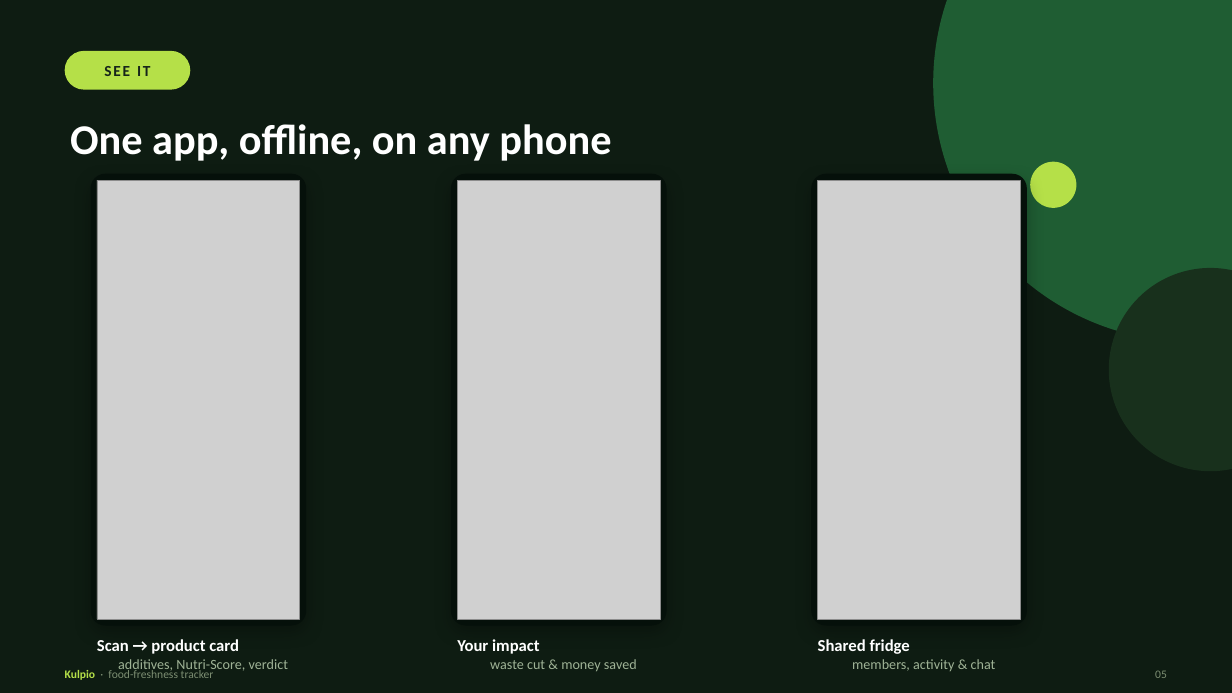
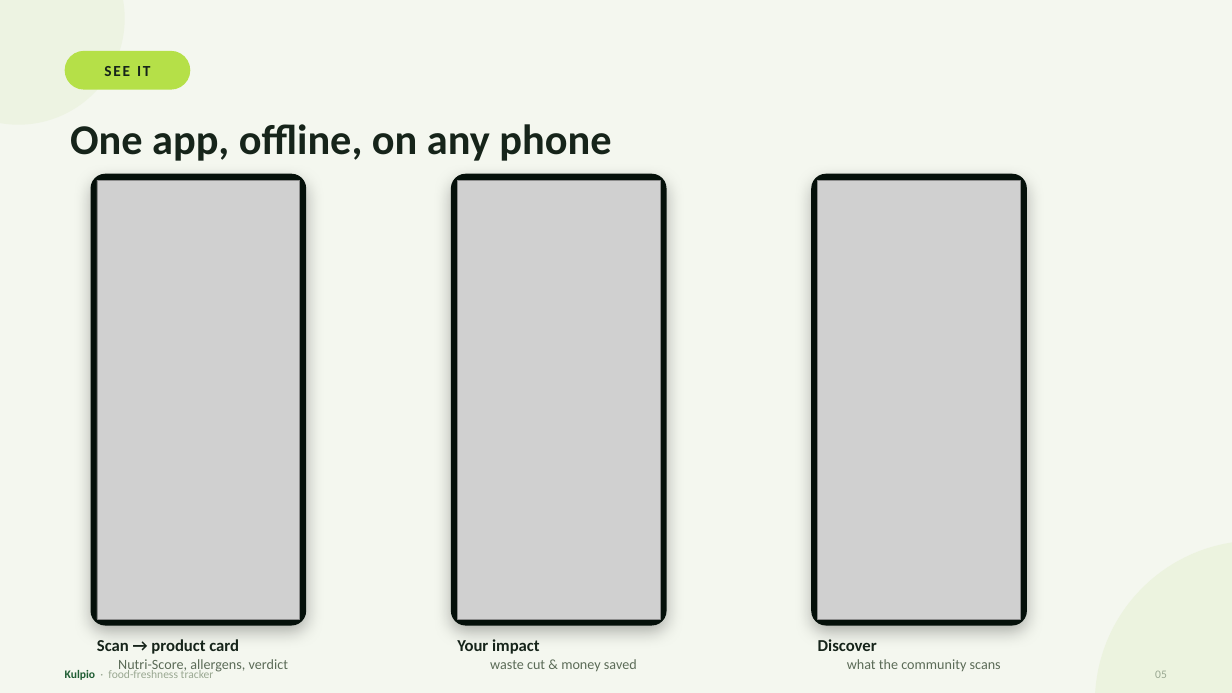
Before and after one commit to Gugster777/kulpio, a slide deck: slide 5 of docs/Kulpio_Infomatrix.pptx. Drawn at 1232x693 pixels with LibreOffice and Linux fonts; fonts in the diff are those of the drawing; grey boxes stand for pictures. Boxes give left, top, right and bottom in pixels: in the first picture for what was removed or moved away, otherwise in the second. Text is boxed around its words. In the diff, an @@ line names an element or a change of style, - is before the commit and + after.

```diff
--- a/docs/Kulpio_Infomatrix.pptx
+++ b/docs/Kulpio_Infomatrix.pptx
@@ background #0E1C12 to #F4F7EF @@
@@ ellipse added at (0, 0, 125, 125), fill #EDF3E2 @@
@@ ellipse removed at (933, 0, 1232, 342) @@
@@ text "One app, offline, on any ..." at (70, 124, 611, 161): text colour #FFFFFF to #16241A @@
@@ ellipse removed at (1031, 162, 1077, 208) @@
@@ ellipse removed at (1109, 268, 1232, 471) @@
@@ ellipse added at (1095, 541, 1232, 693), fill #ECF3DF @@
@@ text at (97, 639, 288, 673): text changed; text colour #9FB396 to #5B6B57 @@
-Scan → product card
-additives, Nutri-Score, verdict
+Scan → product card
+Nutri-Score, allergens, verdict
@@ text "Your impact waste cut & ..." at (457, 639, 637, 671): text colour #FFFFFF to #16241A in "Your impact"; text colour #9FB396 to #5B6B57 in "waste cut & money saved" @@
@@ text at (818, 639, 1001, 671): text changed; text colour #9FB396 to #5B6B57 @@
-Shared fridge
-members, activity & chat
+Discover
+what the community scans
@@ text "Kulpio · food-freshness tracker" at (65, 668, 214, 680): text colour #B5E048 to #1F5D33 in "Kulpio"; text colour #7C8E72 to #9AA892 in "· food-freshness tracker" @@
@@ text "05" at (1155, 671, 1167, 678): text colour #7C8E72 to #9AA892 @@
```
Also in this commit, not shown: 5 other slides changed, 5 other files.
